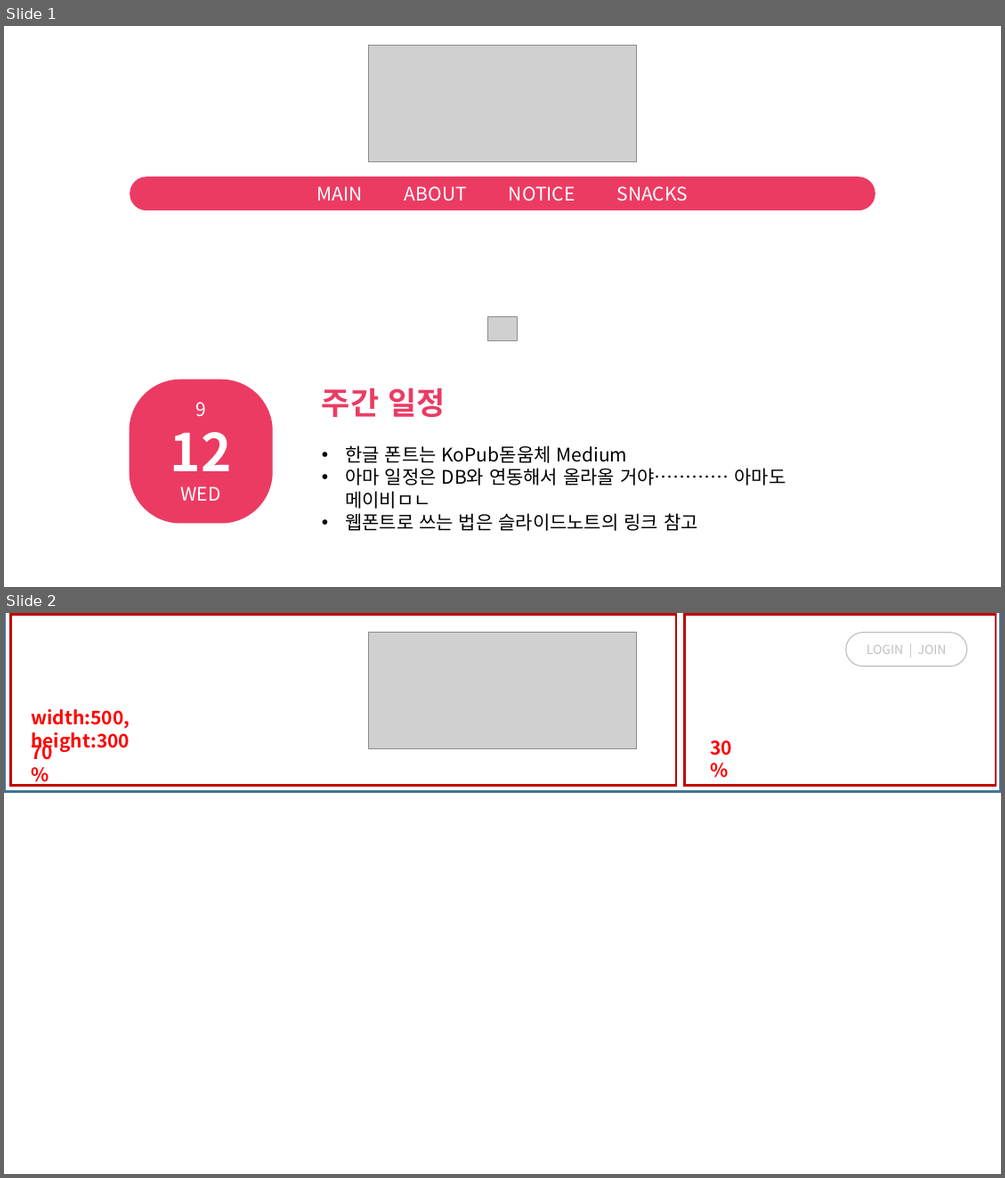
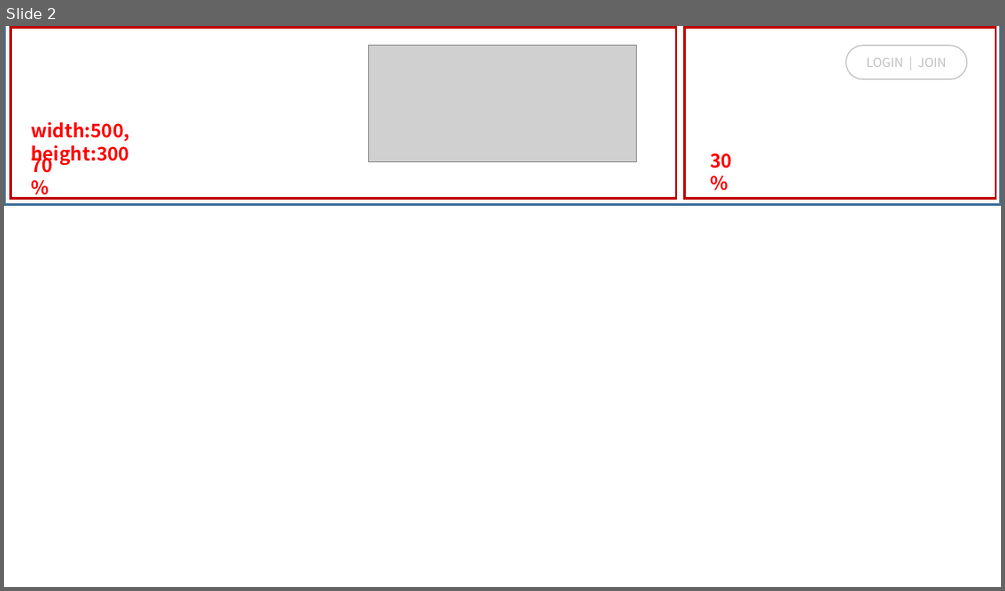
Before and after one commit to hanjiwoo/web_project, a slide deck: design/designsheets/design_mainpage.pptx. Shown one above the other, each under a label of ours: slides 1 and 2 before the commit, slide 2 after it. The pictures are 1005x1178 and 1005x591 pixels, drawn with LibreOffice and Linux fonts; fonts in the diff are those of the drawing; grey boxes stand for pictures. Boxes give left, top, right and bottom in pixels: in the first picture for what was removed or moved away, otherwise in the second. Text is boxed around its words. In the diff, an @@ line names an element or a change of style, - is before the commit and + after.

```diff
--- a/design/designsheets/design_mainpage.pptx
+++ b/design/designsheets/design_mainpage.pptx
@@ slide 1 removed at (4,26,1001,587), background #FFFFFF @@
@@ picture removed at (368,46,637,161) @@
@@ rounded rectangle removed at (129,176,875,210) @@
-MAIN ABOUT NOTICE SNACKS
@@ picture removed at (488,316,518,341) @@
@@ rounded rectangle removed at (129,379,272,523) @@
-9
-12
-WED
@@ text removed at (322,387,786,531) @@
-주간 일정
-• 한글 폰트는 KoPub돋움체 Medium
-• 아마 일정은 DB와 연동해서 올라올 거야………… 아마도 메이비ㅁㄴ
-• 웹폰트로 쓰는 법은 슬라이드노트의 링크 참고
```
Also in this commit, not shown: 2 slides changed, 1 slide added, 6 other files.
